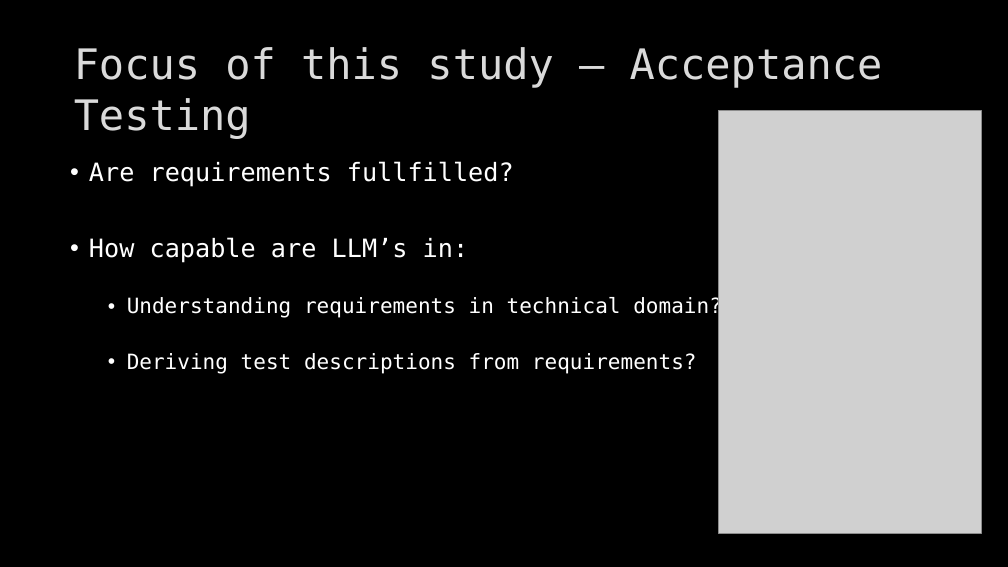
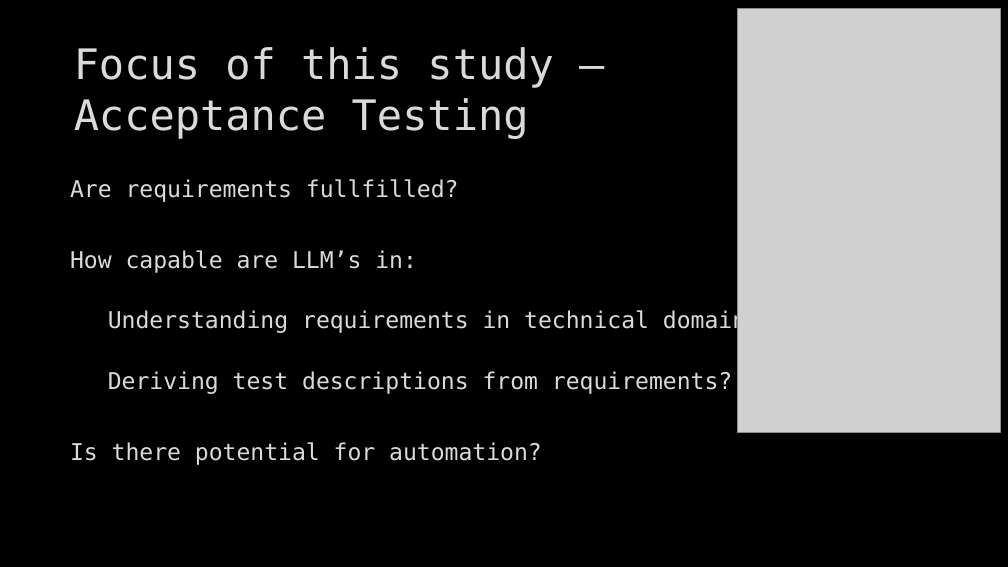
Before and after one commit to as-cal8/RBST-prompt-engineering, a slide deck: slide 3 of presentation/RBST_prompt-eng [Autosaved].pptx. Drawn at 1008x567 pixels with LibreOffice and Linux fonts; fonts in the diff are those of the drawing; grey boxes stand for pictures; background and template pictures are left out. Boxes give left, top, right and bottom in pixels: in the first picture for what was removed or moved away, otherwise in the second. Text is boxed around its words. In the diff, an @@ line names an element or a change of style, - is before the commit and + after.

```diff
--- a/presentation/RBST_prompt-eng [Autosaved].pptx
+++ b/presentation/RBST_prompt-eng [Autosaved].pptx
@@ picture: place and size @@
-picture at [719,110,982,534]
+picture at [738,9,1000,433]
@@ title "Focus of this study – ..." rewrapped from [74,47,883,139] to [74,47,553,139] @@
@@ text "Are requirements fullfilled?": place and size @@
-text "Are requirements fullfilled?" at [89,161,722,374]
+text "Are requirements fullfilled?" at [70,179,760,465]
@@ text at [70,179,760,394]: size 24 to 22 pt in "Are requirements fullfilled?", "How capable are LLM’s in:"; text colour #FFFFFF to #DADADA, letter outline none to #404040 0.75 pt in "Are requirements fullfilled?", "How capable are LLM’s in:", "Understanding requirements in technical domain?", "Deriving test descriptions from requirements?"; size 20 to 22 pt in "Understanding requirements in technical domain?", "Deriving test descriptions from requirements?"; bullet • to none @@
@@ text at [70,442,542,465]: paragraph added @@
+Is there potential for automation?
```
Also in this commit, not shown: 7 other slides changed, 1 other file.
